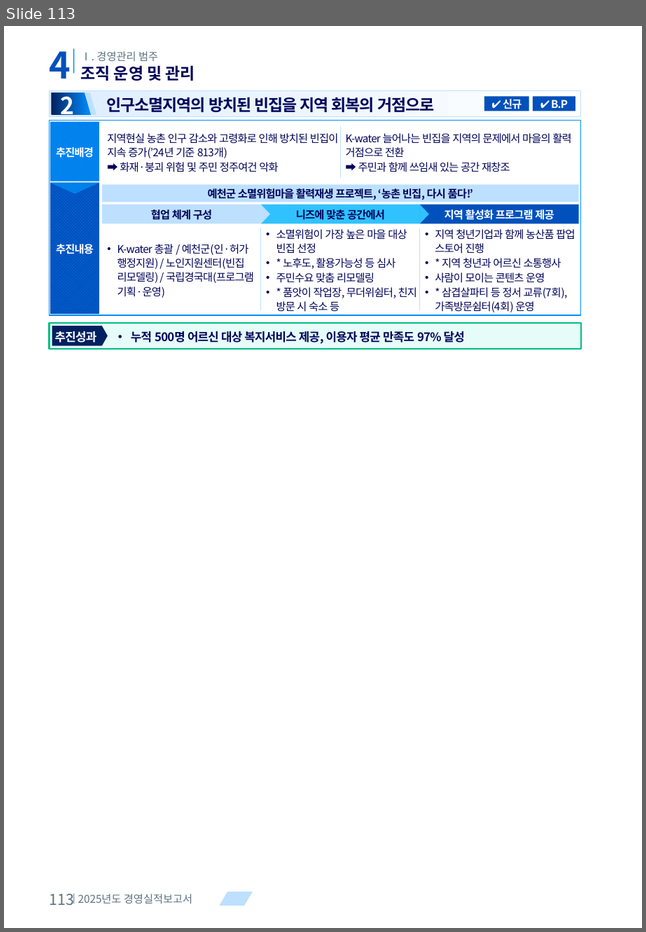
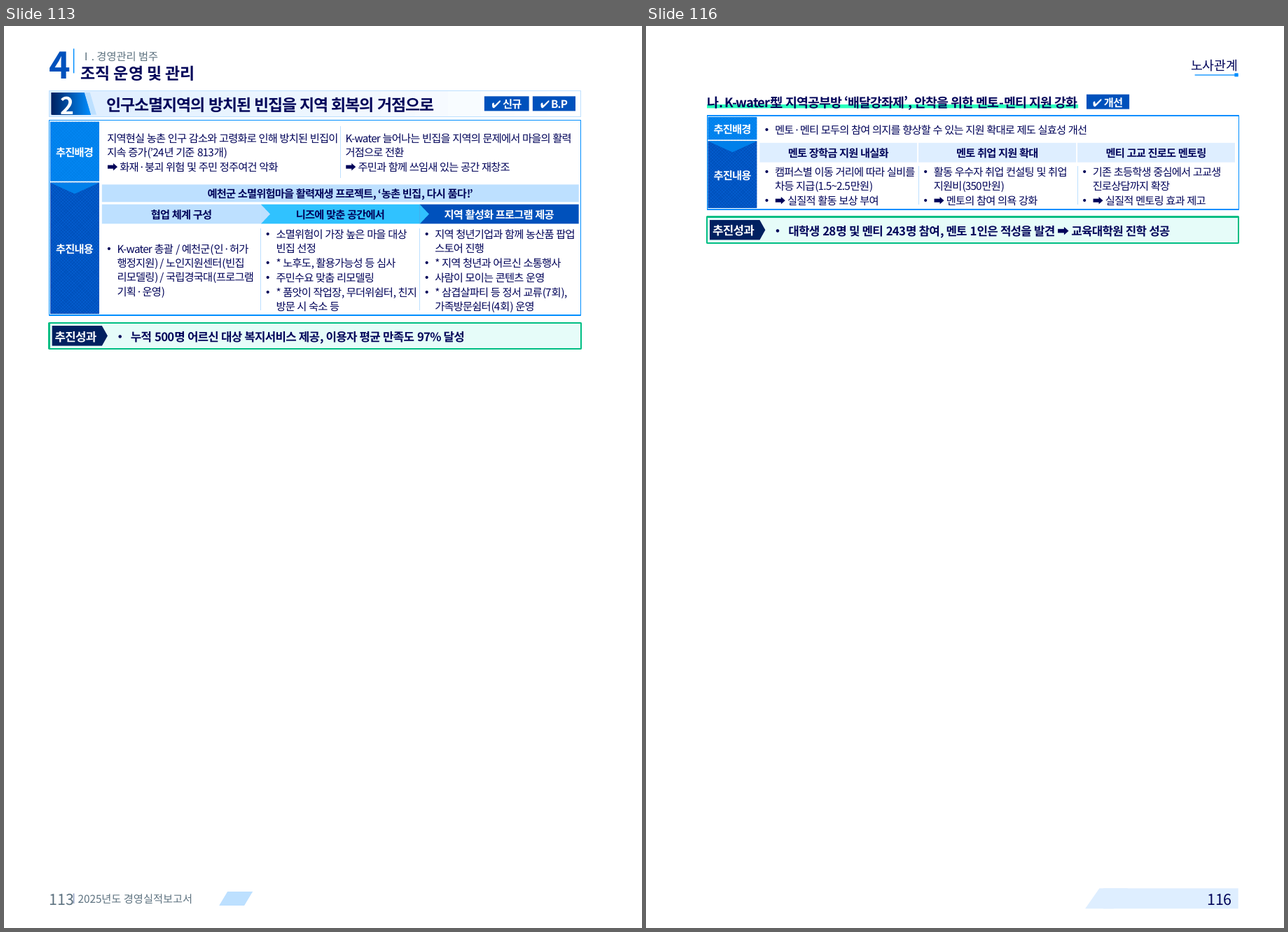
Before and after one commit to khjlsi-creator/claude, a slide deck: korad-경영평가-ppt/KORAD_경영평가_레이아웃_템플릿_A4세로.pptx. Shown side by side, each under a label of ours: slide 113 before the commit, slides 113 and 116 after it; the slides between them are not shown. The pictures are 646x932 and 1288x932 pixels, drawn with LibreOffice and Linux fonts; fonts in the diff are those of the drawing; background and template pictures are left out. Boxes give left, top, right and bottom in pixels: in the first picture for what was removed or moved away, otherwise in the second. Text is boxed around its words. In the diff, an @@ line names an element or a change of style, - is before the commit and + after.

```diff
--- a/korad-경영평가-ppt/KORAD_경영평가_레이아웃_템플릿_A4세로.pptx
+++ b/korad-경영평가-ppt/KORAD_경영평가_레이아웃_템플릿_A4세로.pptx
@@ slide 116 added at <box>646,26,1284,928</box>, background #FFFFFF @@
@@ text added at <box>1191,59,1238,74</box>, 12 pt, text #000359 @@
+노사관계
@@ rectangle added at <box>1194,74,1238,76</box>, fill #008EFF @@
@@ rectangle added at <box>1234,73,1238,77</box>, fill #008EFF @@
@@ rectangle added at <box>707,104,1078,109</box>, fill #29FFBD @@
@@ text added at <box>707,94,1078,111</box>, 12 pt, text #000359, bold @@
+나. K-water型 지역공부방 ‘배달강좌제’, 안착을 위한 멘토-멘티 지원 강화
@@ rectangle added at <box>1086,95,1129,109</box>, fill #0051BC @@
@@ text added at <box>1104,97,1123,109</box>, 10 pt, text #FFFFFF, bold @@
+✔ 개선
@@ rectangle added at <box>707,116,1238,209</box>, fill #FFFFFF, outline #008EFF 0.75 pt @@
@@ rectangle added at <box>708,117,757,139</box>, fill pattern #0990FF on #0080EA @@
@@ text added at <box>714,124,752,134</box>, 10 pt, text #FFFFFF, bold @@
+추진배경
@@ text added at <box>775,125,1087,135</box>, 10 pt, text #000359 @@
+• 멘토·멘티 모두의 참여 의지를 향상할 수 있는 지원 확대로 제도 실효성 개선
@@ rectangle added at <box>708,141,757,208</box>, fill pattern #0A6BE6 on #0051BC @@
@@ freeform shape added at <box>708,141,757,152</box>, fill #0080EA @@
@@ rectangle added at <box>759,143,917,162</box>, fill #DEEEFF @@
@@ text added at <box>788,148,889,158</box>, 10 pt, text #000359, bold @@
+멘토 장학금 지원 내실화
@@ rectangle added at <box>918,143,1076,162</box>, fill #DEEEFF @@
@@ text added at <box>956,148,1038,158</box>, 10 pt, text #000359, bold @@
+멘토 취업 지원 확대
@@ rectangle added at <box>1077,143,1234,162</box>, fill #DEEEFF @@
@@ text added at <box>1106,148,1207,158</box>, 10 pt, text #000359, bold @@
+멘티 고교 진로도 멘토링
@@ text added at <box>714,170,752,181</box>, 10 pt, text #FFFFFF, bold @@
+추진내용
@@ text added at <box>775,167,916,206</box>, 10 pt, text #000359 @@
+• 캠퍼스별 이동 거리에 따라 실비를 차등 지급(1.5~2.5만원)
+• ➡ 실질적 활동 보상 부여
@@ line added from (918, 166) to (918, 205), #BDE0FF 0.75 pt @@
@@ text added at <box>934,167,1067,206</box>, 10 pt, text #000359 @@
+• 활동 우수자 취업 컨설팅 및 취업 지원비(350만원)
+• ➡ 멘토의 참여 의욕 강화
@@ line added from (1077, 166) to (1077, 205), #BDE0FF 0.75 pt @@
@@ text added at <box>1093,167,1221,206</box>, 10 pt, text #000359 @@
+• 기존 초등학생 중심에서 고교생 진로상담까지 확장
+• ➡ 실질적 멘토링 효과 제고
@@ rectangle added at <box>707,216,1238,243</box>, fill #E6FCF9, outline #00BE83 1.5 pt @@
@@ pentagon arrow added at <box>710,221,766,240</box>, fill #002060 @@
@@ text added at <box>710,221,766,240</box>, 11 pt, text #FFFFFF, bold @@
+추진성과
@@ text added at <box>788,225,1170,238</box>, 11 pt, text #000359, bold @@
+• 대학생 28명 및 멘티 243명 참여, 멘토 1인은 적성을 발견 ➡ 교육대학원 진학 성공
@@ parallelogram added at <box>1085,888,1127,908</box>, fill #DEEEFF @@
@@ rectangle added at <box>1103,888,1238,908</box>, fill #DEEEFF @@
@@ text added at <box>1207,893,1232,905</box>, 14 pt, text #000359 @@
+116
```
Also in this commit, not shown: 8 other slides added, 3 other files.
